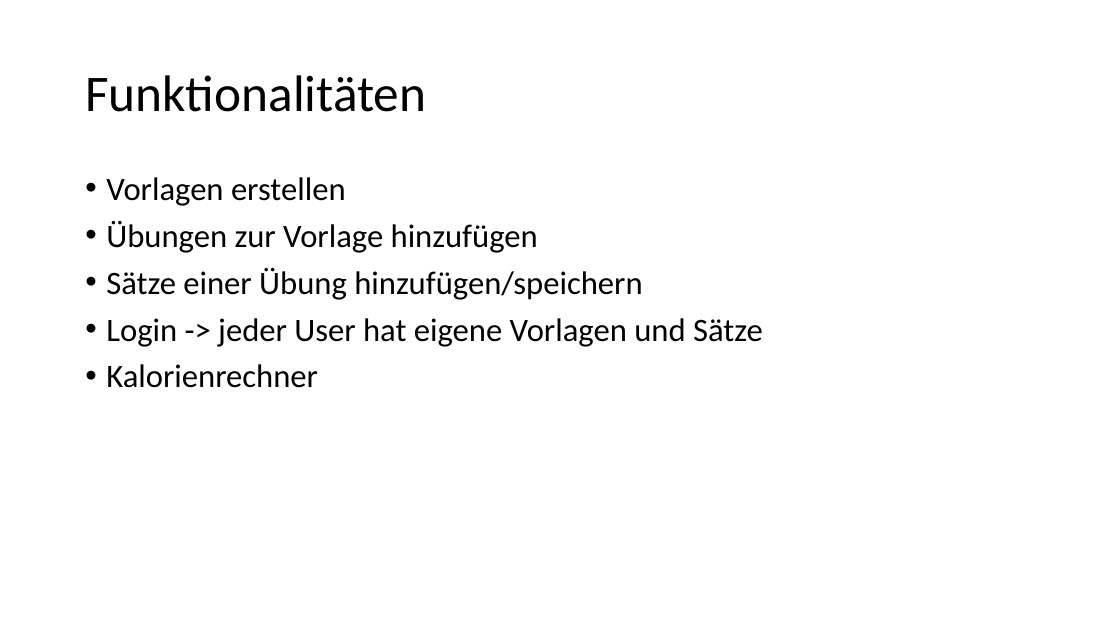
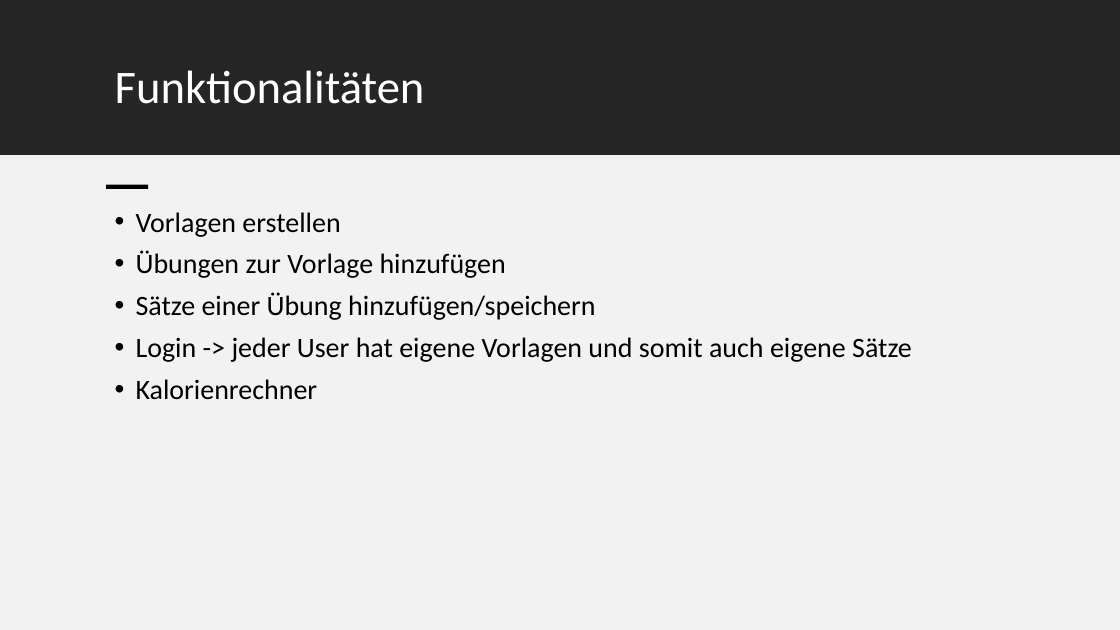
Before and after one commit to ab321/stayfit, a slide deck: slide 4 of powerpoint/stayfit.pptx. Drawn at 1120x630 pixels with LibreOffice and Linux fonts; fonts in the diff are those of the drawing. Boxes give left, top, right and bottom in pixels: in the first picture for what was removed or moved away, otherwise in the second. Text is boxed around its words. In the diff, an @@ line names an element or a change of style, - is before the commit and + after.

```diff
--- a/powerpoint/stayfit.pptx
+++ b/powerpoint/stayfit.pptx
@@ rectangle added at (x1=0, y1=0, x2=1120, y2=155), fill #262626 @@
@@ title "Funktionalitäten" moved from (x1=85, y1=75, x2=426, y2=112) to (x1=115, y1=70, x2=425, y2=104) @@
@@ title "Funktionalitäten" at (x1=115, y1=70, x2=425, y2=104): size 44 to 40 pt, text colour #000000 to #FFFFFF; vertical alignment middle to top @@
@@ rectangle added at (x1=0, y1=155, x2=1120, y2=630), fill #F2F2F2 @@
@@ text "Vorlagen erstellen" moved from (x1=106, y1=177, x2=763, y2=388) to (x1=136, y1=212, x2=912, y2=400) @@
@@ rectangle added at (x1=107, y1=185, x2=149, y2=189), fill #000000 @@
@@ text at (x1=136, y1=212, x2=595, y2=400): size 28 to 24 pt in "Vorlagen erstellen", "Übungen zur Vorlage hinzufügen", "Sätze einer Übung hinzufügen/speichern", "Kalorienrechner" @@
@@ text at (x1=136, y1=337, x2=912, y2=362): text changed; size 28 to 24 pt @@
-• Login -> jeder User hat eigene Vorlagen und Sätze
+• Login -> jeder User hat eigene Vorlagen und somit auch eigene Sätze
```
Also in this commit, not shown: 2 other slides changed, 13 other files.
